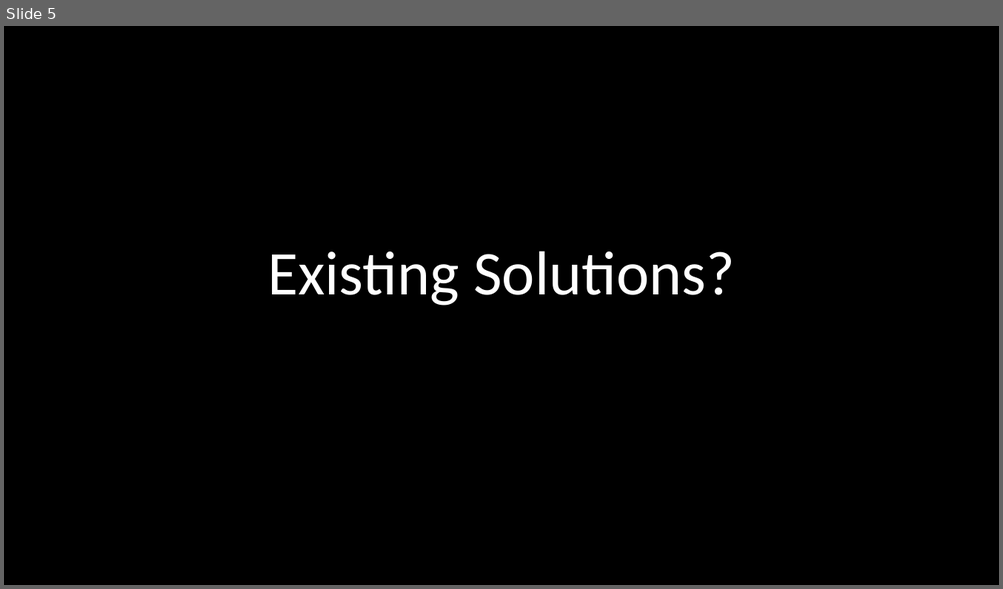
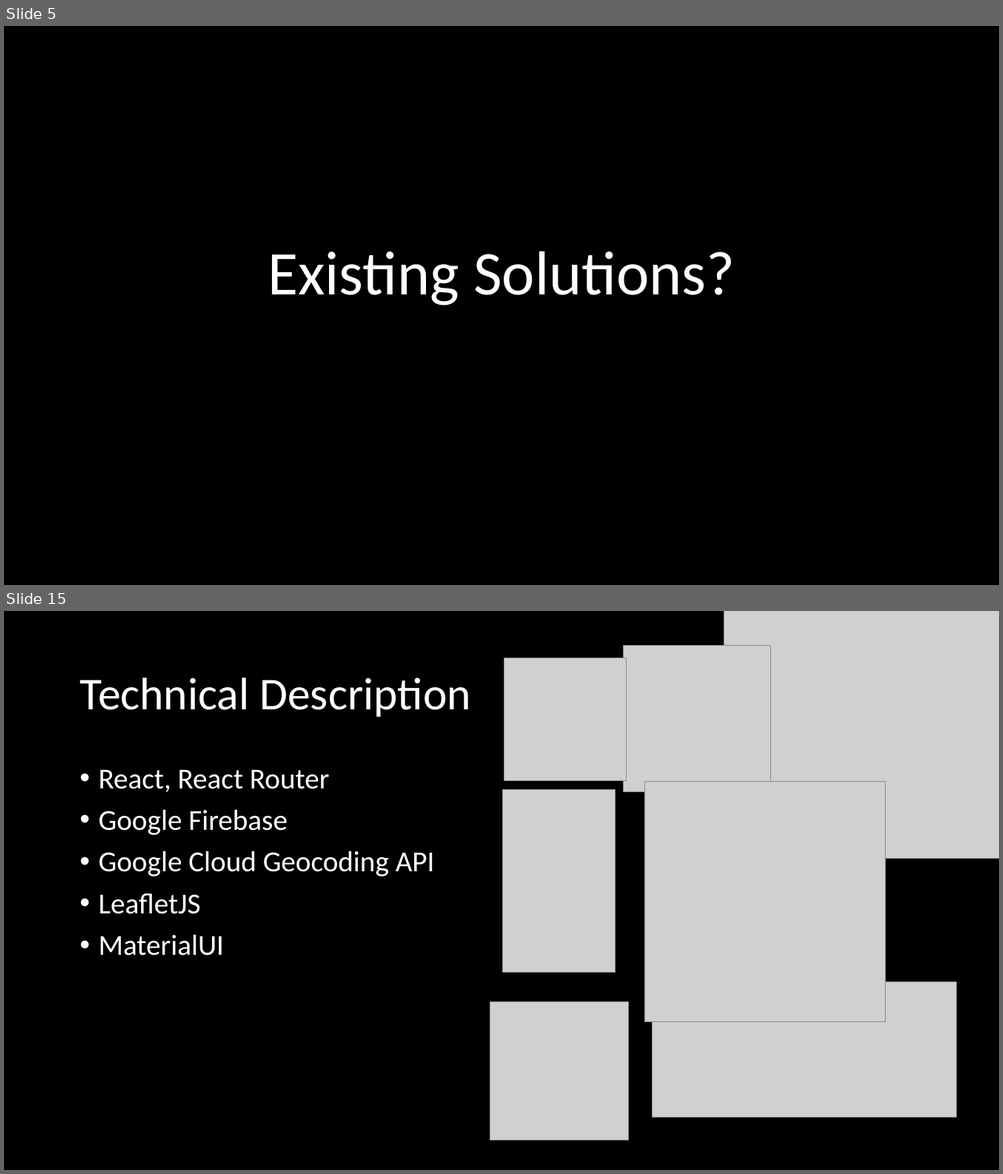
Before and after one commit to DH2018-FindC/FindC, a slide deck: Presentation.pptx. Shown one above the other, each under a label of ours: slide 5 before the commit, slides 5 and 15 after it; the slides between them are not shown. The pictures are 1003x589 and 1003x1174 pixels, drawn with LibreOffice and Linux fonts; fonts in the diff are those of the drawing; grey boxes stand for pictures; background and template pictures are left out. Boxes give left, top, right and bottom in pixels: in the first picture for what was removed or moved away, otherwise in the second. Text is boxed around its words. In the diff, an @@ line names an element or a change of style, - is before the commit and + after.

```diff
--- a/Presentation.pptx
+++ b/Presentation.pptx
@@ slide 15 added at box(4, 611, 999, 1170), background #000000 @@
@@ picture added at box(724, 611, 999, 858) @@
@@ picture added at box(623, 645, 770, 792) @@
@@ picture added at box(504, 658, 626, 780) @@
@@ title added at box(79, 678, 471, 717), 44 pt, text #FFFFFF @@
+Technical Description
@@ text added at box(99, 770, 435, 956), 28 pt, text #FFFFFF @@
+• React, React Router
+• Google Firebase
+• Google Cloud Geocoding API
+• LeafletJS
+• MaterialUI
@@ picture added at box(645, 781, 886, 1022) @@
@@ picture added at box(503, 789, 614, 972) @@
@@ picture added at box(652, 982, 956, 1118) @@
@@ picture added at box(489, 1002, 629, 1141) @@
```
Also in this commit, not shown: 1 slide changed, 10 other slides added, 1 slide removed, 1 other file.
